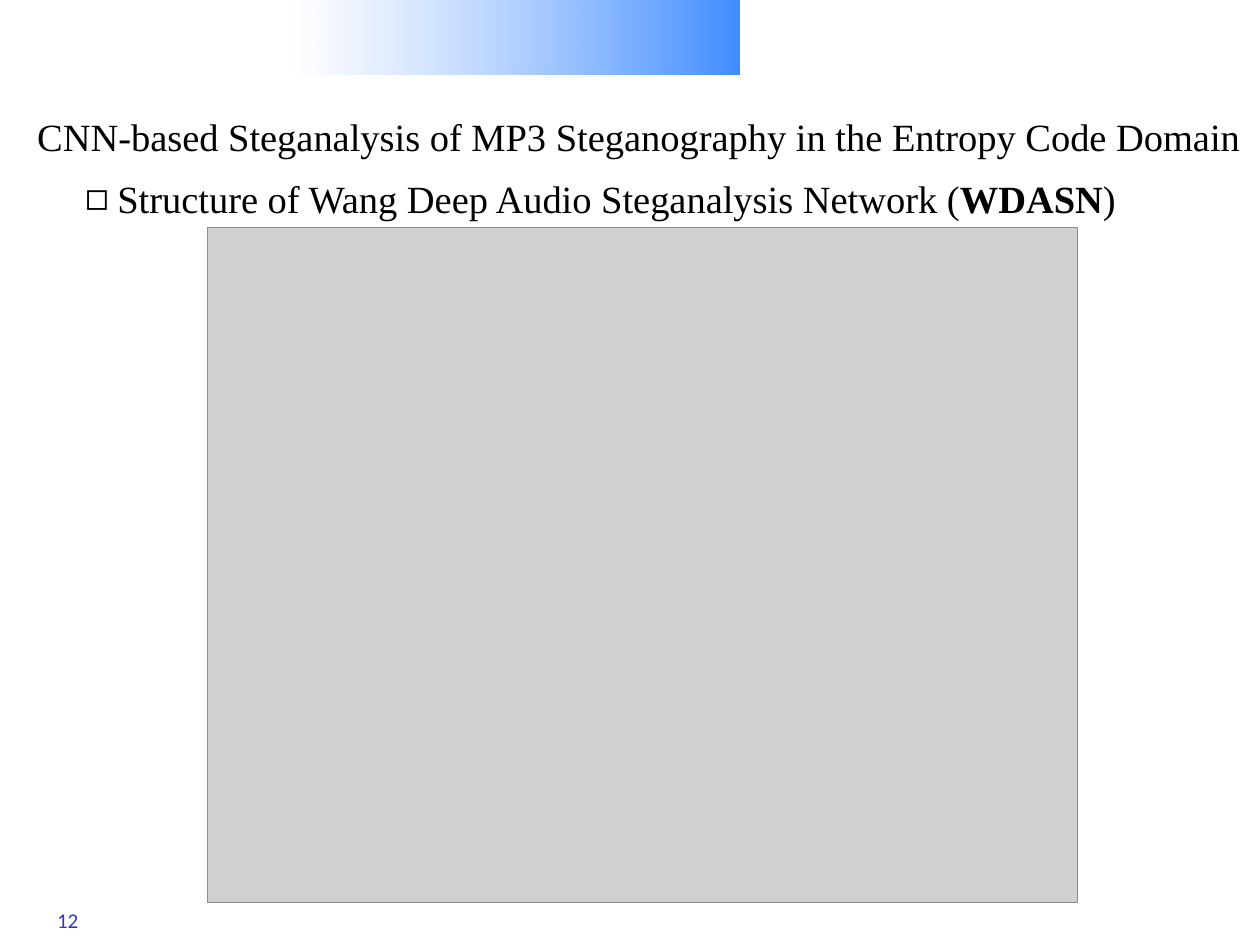
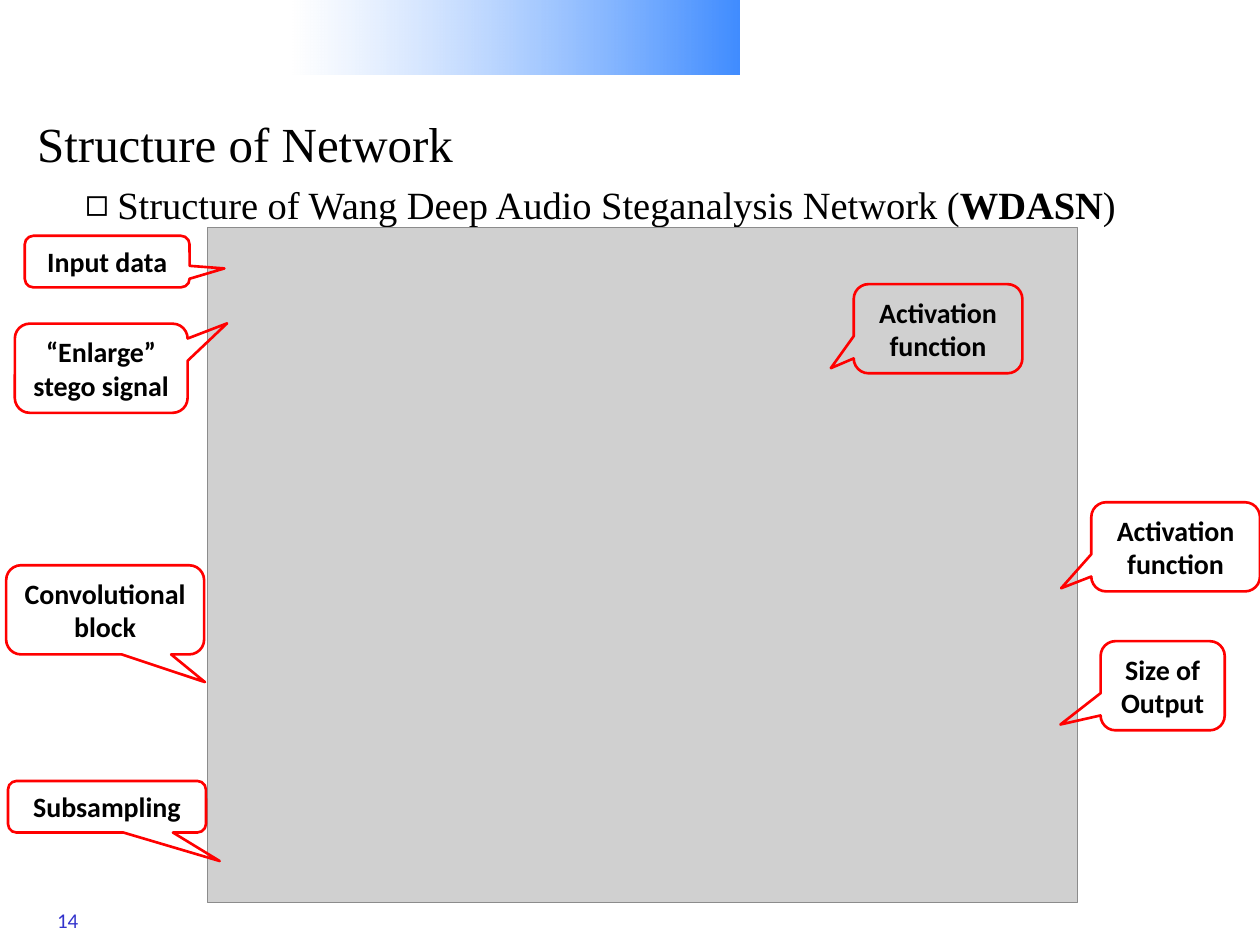
Before and after one commit to Charleswyt/tf_audio_steganalysis, a slide deck: slide 14 of CNN-based Steganalysis of MP3 Steganography in the Entropy Code Domain.pptx (slide 12 before the commit). Drawn at 1260x945 pixels with LibreOffice and Linux fonts; fonts in the diff are those of the drawing; grey boxes stand for pictures; background and template pictures are left out. Boxes give left, top, right and bottom in pixels: in the first picture for what was removed or moved away, otherwise in the second. Text is boxed around its words. In the diff, an @@ line names an element or a change of style, - is before the commit and + after.

```diff
--- a/CNN-based Steganalysis of MP3 Steganography in the Entropy Code Domain.pptx
+++ b/CNN-based Steganalysis of MP3 Steganography in the Entropy Code Domain.pptx
@@ title at [37,127,453,163]: text changed; size 22 to 28 pt @@
-CNN-based Steganalysis of MP3 Steganography in the Entropy Code Domain
+Structure of Network
@@ text "Structure of Wang Deep Audio ...": place and size @@
-text "Structure of Wang Deep Audio ..." at [117,186,1116,221]
+text "Structure of Wang Deep Audio ..." at [117,192,1116,227]
@@ rounded speech box added at [25,236,190,287], outline #FF0000 1.5 pt, 16 pt, text #000000, bold @@
+Input data
@@ rounded speech box added at [854,285,1023,374], outline #FF0000 1.5 pt, 16 pt, text #000000, bold @@
+Activation function
@@ rounded speech box added at [15,324,188,413], outline #FF0000 1.5 pt, 16 pt, text #000000, bold @@
+“Enlarge” stego signal
@@ rounded speech box added at [1091,503,1260,592], outline #FF0000 1.5 pt, 16 pt, text #000000, bold @@
+Activation function
@@ rounded speech box added at [6,566,204,655], outline #FF0000 1.5 pt, 16 pt, text #000000, bold @@
+Convolutional block
@@ rounded speech box added at [1101,641,1225,731], outline #FF0000 1.5 pt, 16 pt, text #000000, bold @@
+Size of Output
@@ rounded speech box added at [8,781,205,833], outline #FF0000 1.5 pt, 16 pt, text #000000, bold @@
+Subsampling
@@ page number at [57,914,78,928]: text changed @@
-12
+14
```
Also in this commit, not shown: 29 other slides changed, 4 slides added, 2 slides removed.
